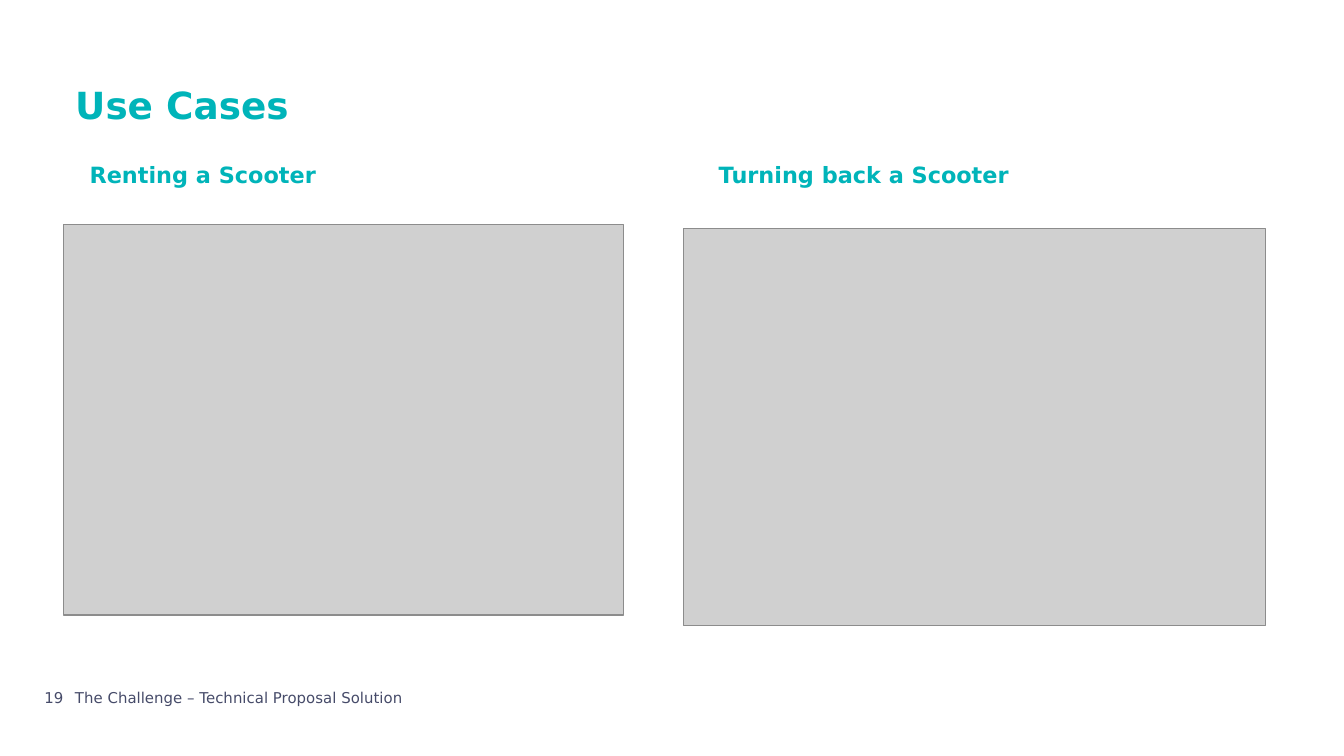
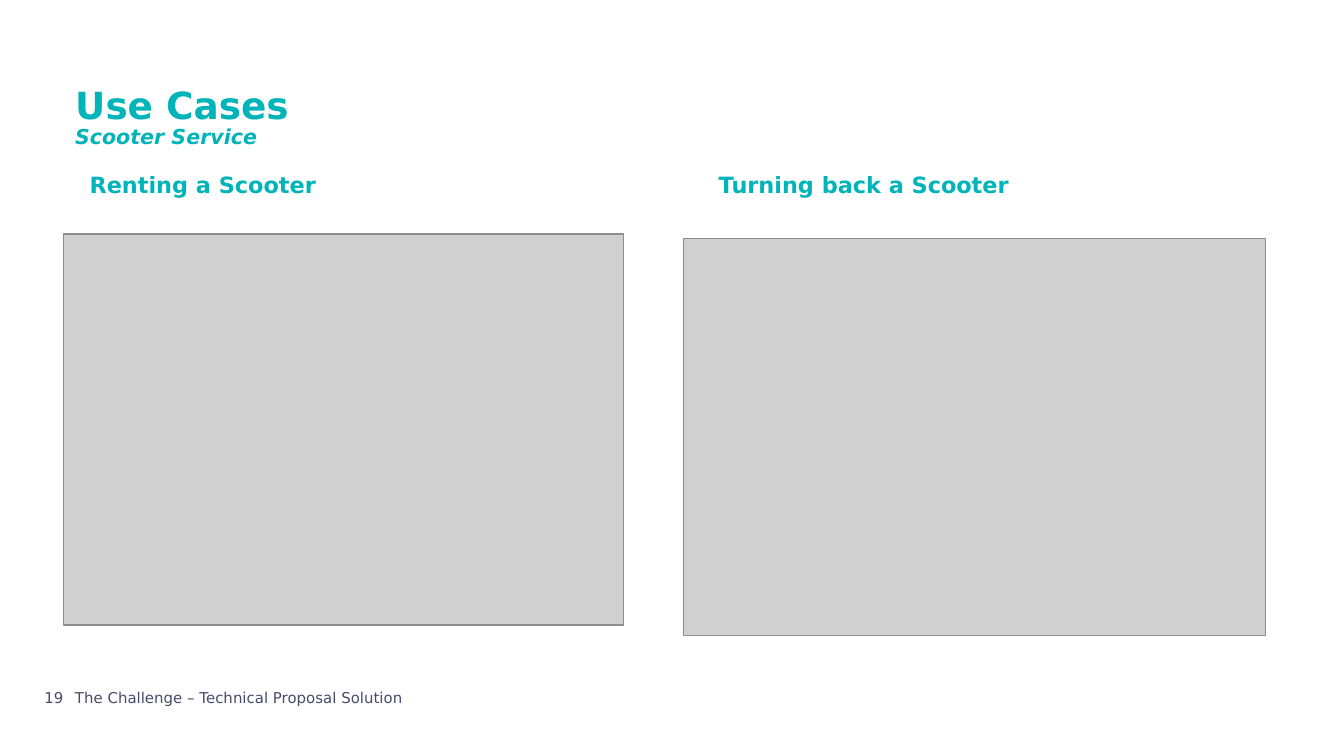
Before and after one commit to andreraica/ScooterRental, a slide deck: slide 19 of documentation/Presentation.pptx. Drawn at 1344x756 pixels with LibreOffice and Linux fonts; fonts in the diff are those of the drawing; grey boxes stand for pictures; background and template pictures are left out. Boxes give left, top, right and bottom in pixels: in the first picture for what was removed or moved away, otherwise in the second. Text is boxed around its words. In the diff, an @@ line names an element or a change of style, - is before the commit and + after.

```diff
--- a/documentation/Presentation.pptx
+++ b/documentation/Presentation.pptx
@@ text at bbox=[75, 128, 257, 145]: paragraph added @@
+Scooter Service
@@ 2 pictures, 1 text, 1 title: place and size @@
-2 pictures, 1 text, 1 title at bbox=[63, 166, 1265, 625]
+2 pictures, 1 text, 1 title at bbox=[63, 176, 1265, 636]
```
Also in this commit, not shown: 1 other slide changed, 15 other files.
